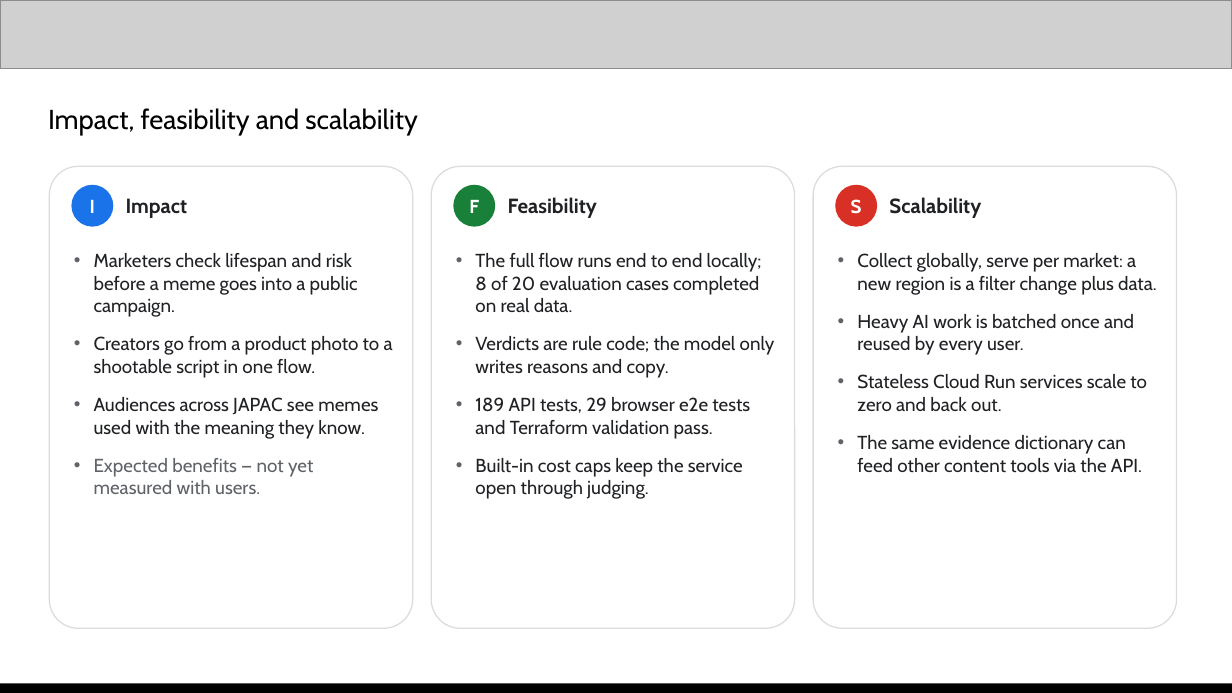
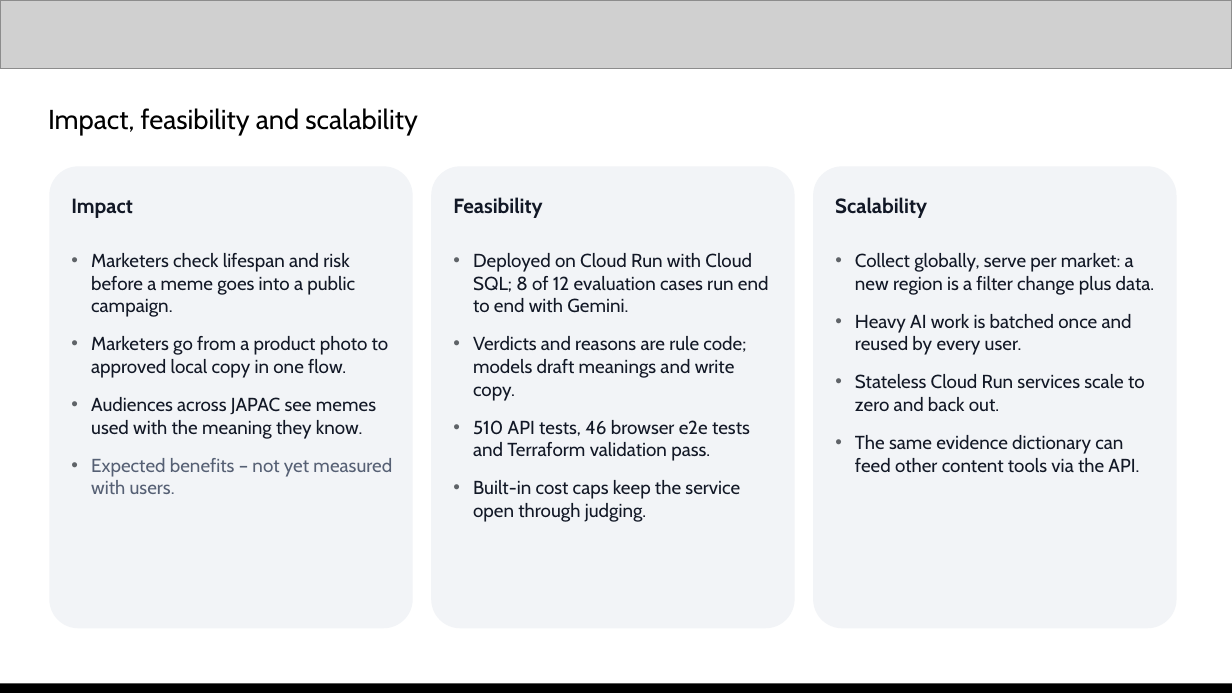
Before and after one commit to Sihyeon-Ji/trend-interpreter, a slide deck: slide 13 of docs/대회/제출/AI-Builder-Cup-제출-초안.pptx (slide 14 before the commit). Drawn at 1232x693 pixels with LibreOffice and Linux fonts; fonts in the diff are those of the drawing; grey boxes stand for pictures. Boxes give left, top, right and bottom in pixels: in the first picture for what was removed or moved away, otherwise in the second. Text is boxed around its words. In the diff, an @@ line names an element or a change of style, - is before the commit and + after.

Commit message:
docs: 발표 자료를 웹 톤으로 다시 꾸미고 최신 사례·그래프·표·화면 사진 넣기
- 웹 무대 색(글자 #121826·판 #f2f4f7, 파란색은 사람 승인만), 색 번호 원·테두리 카드·긴 대시 제거
- Why now: 스타벅스 코리아 탱크데이(2026-05)·Journal of Marketing Research(2025) 사례와 Morning Consult 그래프
- 기존 도구 비교표, 회차별 어울림 그래프, 운영 화면 네 장, 효과·실현성 숫자 갱신
- 옛 추천 화면 와이어프레임 슬라이드 삭제
- README(영어·한국어) Why it matters에 같은 최신 사례 추가

```diff
--- a/docs/대회/제출/AI-Builder-Cup-제출-초안.pptx
+++ b/docs/대회/제출/AI-Builder-Cup-제출-초안.pptx
@@ text "Impact, feasibility and scalability" at [48,108,418,135]: text colour #000000 to none @@
@@ fill #FFFFFF to #F2F4F7; outline #DADCE0 0.75 pt to none in 3 elements at [49,166,413,628], [431,166,795,628], [813,166,1177,628] @@
@@ text "Impact": place and size @@
-text "Impact" at [126,198,188,218]
+text "Impact" at [71,198,133,218]
@@ ellipse removed at [71,185,113,227] @@
-I
@@ text "Feasibility": place and size @@
-text "Feasibility" at [508,197,597,218]
+text "Feasibility" at [453,197,542,218]
@@ ellipse removed at [453,185,495,227] @@
-F
@@ text colour #202124 to #121826 in 4 elements at [855,253,1155,473], [71,198,133,218], [453,197,542,218], [835,197,927,218] @@
@@ text "Scalability": place and size @@
-text "Scalability" at [889,197,981,218]
+text "Scalability" at [835,197,927,218]
@@ ellipse removed at [835,185,877,227] @@
-S
@@ text at [91,253,376,439]: text colour #202124 to #121826 in "Marketers check lifespan and risk before a ...", "Audiences across JAPAC see memes used with ..." @@
@@ text at [473,253,769,461]: text changed; text colour #202124 to #121826 @@
-• The full flow runs end to end locally; 8 of 20 evaluation cases completed on real data.
-• Verdicts are rule code; the model only writes reasons and copy.
-• 189 API tests, 29 browser e2e tests and Terraform validation pass.
+• Deployed on Cloud Run with Cloud SQL; 8 of 12 evaluation cases run end to end with Gemini.
+• Verdicts and reasons are rule code; models draft meanings and write copy.
+• 510 API tests, 46 browser e2e tests and Terraform validation pass.
@@ text at [91,336,389,378]: text changed; text colour #202124 to #121826 @@
-• Creators go from a product photo to a shootable script in one flow.
+• Marketers go from a product photo to approved local copy in one flow.
@@ text at [91,458,392,494]: text changed; text colour #5F6368 to #566074 @@
-• Expected benefits — not yet measured with users.
+• Expected benefits – not yet measured with users.
@@ text at [473,480,740,522]: text colour #202124 to #121826 in "Built-in cost caps keep the service open ..." @@
```
Also in this commit, not shown: 12 other slides changed, 1 slide removed, 3 other files.
